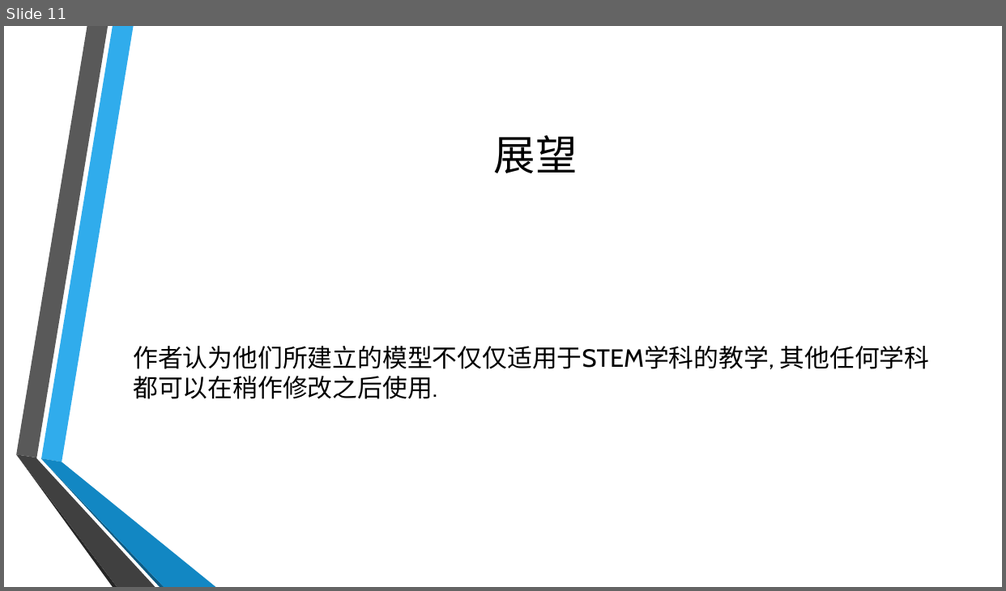
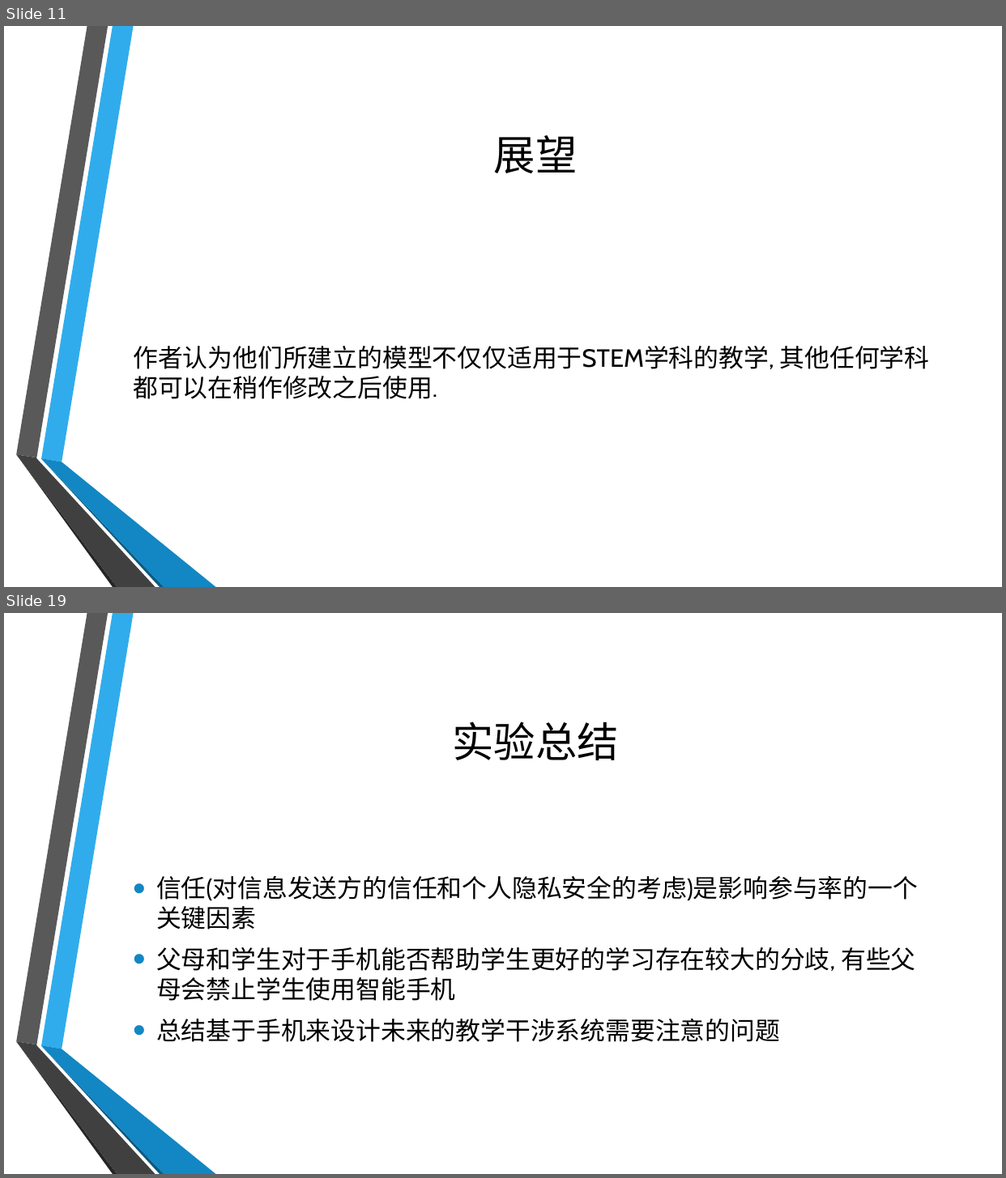
Before and after one commit to twesix/paper-notes, a slide deck: 201905/5-25分享.pptx. Shown one above the other, each under a label of ours: slide 11 before the commit, slides 11 and 19 after it; the slides between them are not shown. The pictures are 1006x591 and 1006x1178 pixels, drawn with LibreOffice and Linux fonts; fonts in the diff are those of the drawing; background and template pictures are left out. Boxes give left, top, right and bottom in pixels: in the first picture for what was removed or moved away, otherwise in the second. Text is boxed around its words. In the diff, an @@ line names an element or a change of style, - is before the commit and + after.

```diff
--- a/201905/5-25分享.pptx
+++ b/201905/5-25分享.pptx
@@ slide 19 added at (4,613,1002,1174), background picture (left out); not listed: 6 template elements that a slide beside it also shows @@
@@ title added at (453,722,619,760), 40 pt, text #000000 @@
+实验总结
@@ text added at (156,876,918,1042), 24 pt, text #000000 @@
+• 信任(对信息发送方的信任和个人隐私安全的考虑)是影响参与率的一个关键因素
+• 父母和学生对于手机能否帮助学生更好的学习存在较大的分歧, 有些父母会禁止学生使用智能手机
+• 总结基于手机来设计未来的教学干涉系统需要注意的问题
```
Also in this commit, not shown: 1 slide changed, 7 other slides added, 2 other files.
